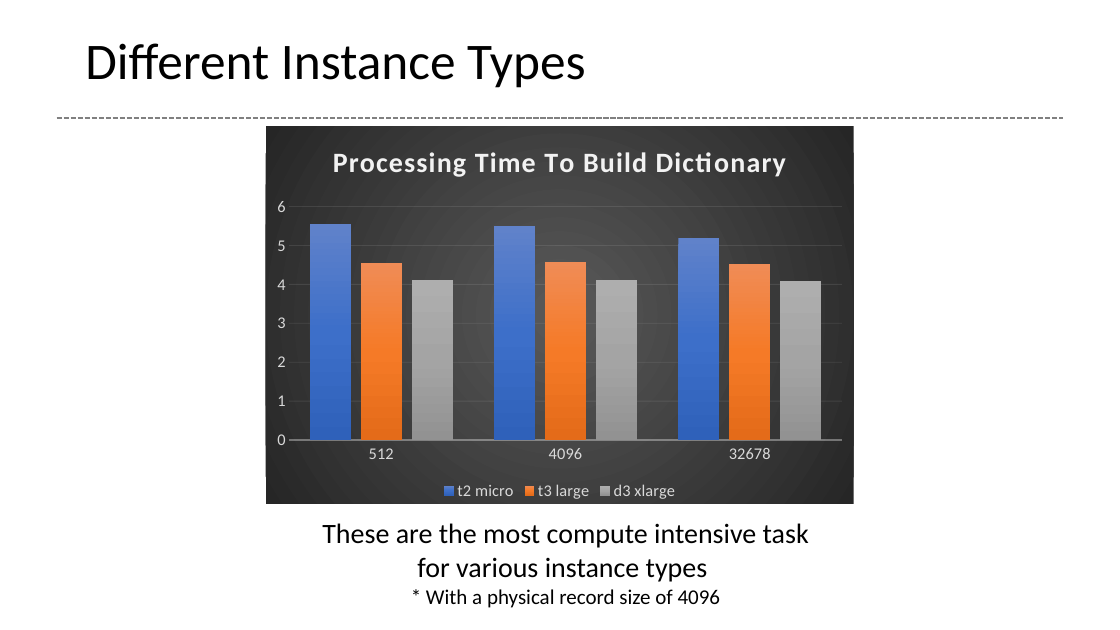
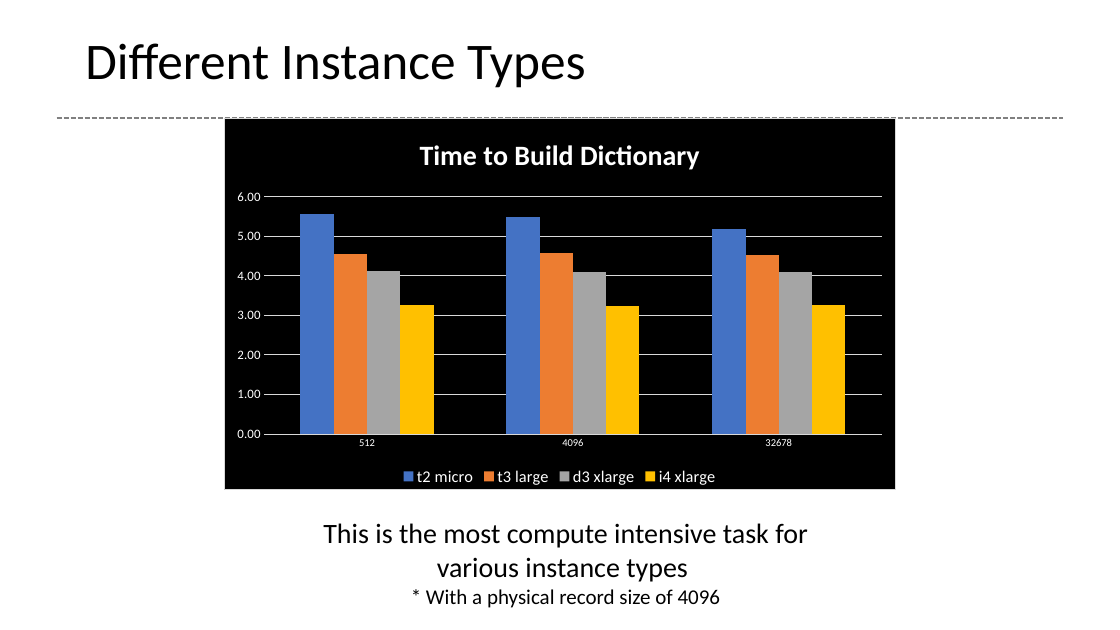
Before and after one commit to glenntu15/BuildVoterDatabase, a slide deck: slide 10 of Proj_presentation.pptx. Drawn at 1120x630 pixels with LibreOffice and Linux fonts; fonts in the diff are those of the drawing. Boxes give left, top, right and bottom in pixels: in the first picture for what was removed or moved away, otherwise in the second. Text is boxed around its words. In the diff, an @@ line names an element or a change of style, - is before the commit and + after.

Commit message:
few more slides, replaces plots

```diff
--- a/Proj_presentation.pptx
+++ b/Proj_presentation.pptx
@@ column chart at [223,118,896,491] @@
@@ title "Processing Time To Build Dictionary " to "Time to Build Dictionary " @@
@@ colour of t2 micro gradient #6183CB to #3E70CA to #3062BB to #4472C4 @@
@@ colour of t3 large gradient #F18C57 to #F67B28 to #E56C19 to #ED7D31 @@
@@ colour of d3 xlarge gradient #AFAFAF to #A5A5A5 to #939393 to #A5A5A5 @@
+i4 xlarge: 3.3, 3.2, 3.3
@@ legend changed @@
@@ category axis changed @@
@@ value axis changed @@
@@ bar spacing changed @@
@@ background changed @@
@@ border changed @@
@@ lettering changed @@
@@ column chart: place and size @@
-column chart at [266,126,854,504]
+column chart at [223,118,896,491]
@@ text at [323,523,807,582]: text changed @@
-These are the most compute intensive task for various instance types
+This is the most compute intensive task for various instance types
```
Also in this commit, not shown: 6 other slides changed, 2 slides added.
